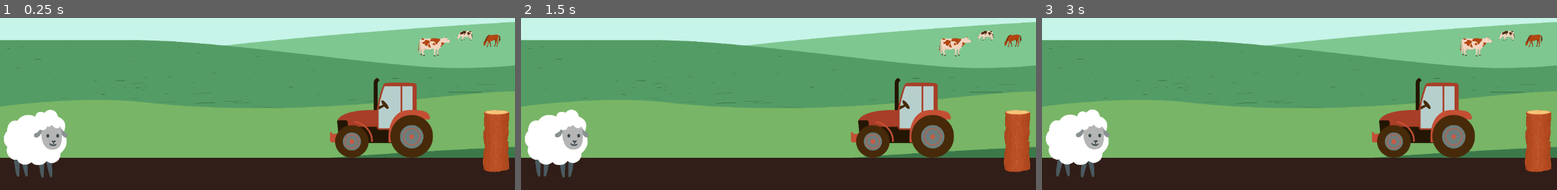
Above: before the commit, frames 1-3 (left to right).
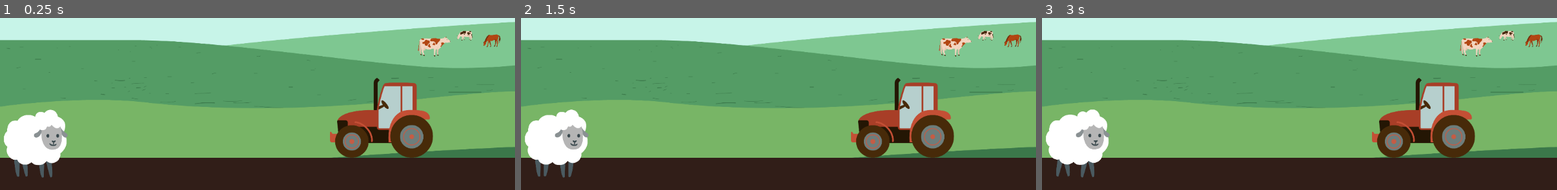
Above: after the commit, the same moments.

Repository: Motheo-365/godot-runner-game
Game: Godot game, scene res://scenes/main.tscn
Same seed, same stepped clock (60 frames per second), same inputs: the game is played once before the commit and once after it.
Inputs:
- Up to frame 1 (0.25 s): no input
- Up to frame 2 (1.5 s): no input
- Up to frame 3 (3 s): no input

The runs differ from the first frame. In frame 1, 1.7% of the frame differs, in the area x 93-99%, y 53-90%; in frame 2, 1.7%; in frame 3, 1.7%.

Commit message:
setup opening scene

Diff:
--- a/farm-runner-game/scenes/obstacles.tscn
+++ b/farm-runner-game/scenes/obstacles.tscn
@@ -12,10 +12,10 @@
 [node name="obstacle" type="StaticBody2D" parent="."]
 
 [node name="Obstacle" type="Sprite2D" parent="obstacle"]
-position = Vector2(1109.75, 538.4397)
+position = Vector2(1199.75, 538.4397)
 scale = Vector2(0.07647815, 0.053341836)
 texture = ExtResource("1_7soh5")
 
 [node name="CollisionShape2D" type="CollisionShape2D" parent="obstacle"]
-position = Vector2(1109, 538)
+position = Vector2(1199, 538)
 shape = SubResource("RectangleShape2D_b1ion")
--- /dev/null
+++ b/farm-runner-game/scenes/open.tscn
@@ -0,0 +1,33 @@
+[gd_scene load_steps=4 format=3 uid="uid://ifiv45w12vb5"]
+
+[ext_resource type="Texture2D" uid="uid://fsed8boeyc6c" path="res://media/background.png" id="1_vt6gf"]
+[ext_resource type="Texture2D" uid="uid://e5ykqfsmtj41" path="res://media/player/sleeping.png" id="2_il3sl"]
+[ext_resource type="Texture2D" uid="uid://bgqijnkd1ou2f" path="res://media/play.png" id="3_il3sl"]
+
+[node name="Open" type="Node2D"]
+
+[node name="Background" type="Sprite2D" parent="."]
+z_index = -3
+z_as_relative = false
+position = Vector2(575.8334, 322.50003)
+scale = Vector2(0.45013025, 0.45208338)
+texture = ExtResource("1_vt6gf")
+metadata/_edit_lock_ = true
+
+[node name="ColorRect" type="ColorRect" parent="."]
+offset_left = -3.0
+offset_top = 576.0
+offset_right = 1152.0
+offset_bottom = 649.0
+color = Color(0.190898, 0.11974042, 0.093864925, 1)
+metadata/_edit_use_anchors_ = true
+
+[node name="Sleeping" type="Sprite2D" parent="."]
+position = Vector2(92, 553)
+scale = Vector2(0.3203593, 0.3203593)
+texture = ExtResource("2_il3sl")
+
+[node name="Play" type="Sprite2D" parent="."]
+position = Vector2(589, 347)
+scale = Vector2(0.58648646, 0.58648646)
+texture = ExtResource("3_il3sl")
Binary file added: farm-runner-game/media/play.png
Not shown, added: farm-runner-game/media/play.png.import
